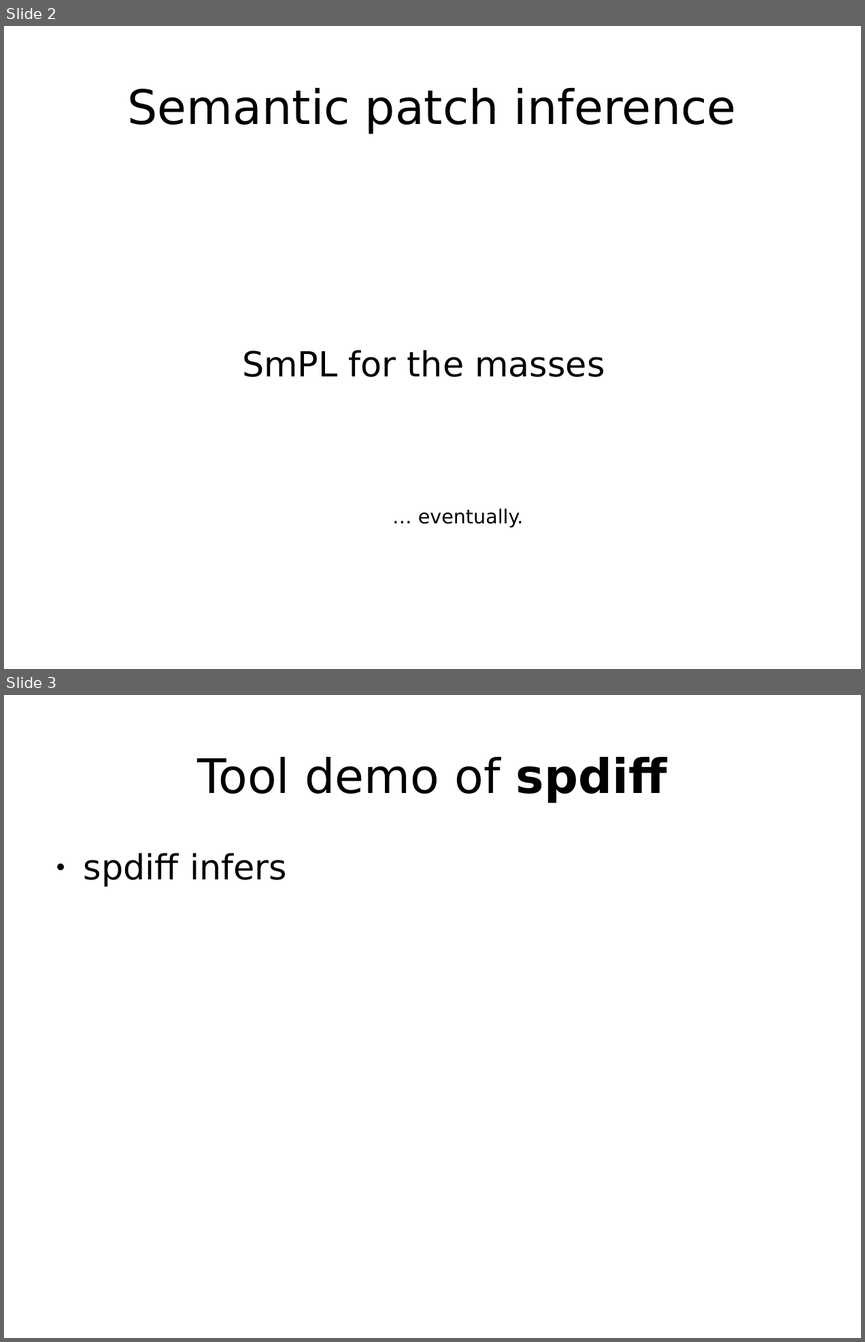
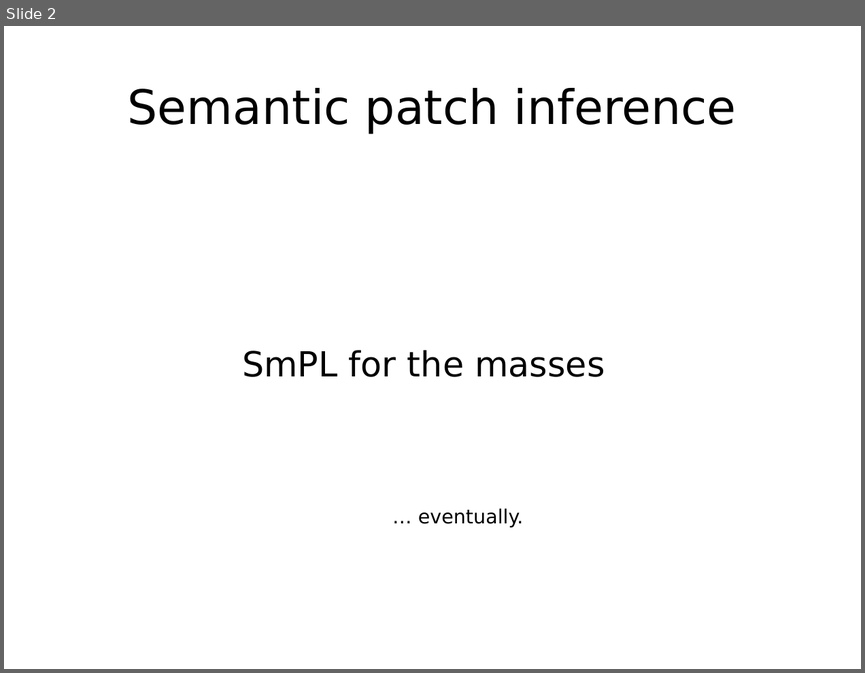
Before and after one commit to jespera/spdiff, a slide deck: demos/ASE2012/tool-teaser/teaser-talk.odp. Shown one above the other, each under a label of ours: slides 2 and 3 before the commit, slide 2 after it. The pictures are 865x1342 and 865x673 pixels, drawn with LibreOffice and Linux fonts; fonts in the diff are those of the drawing. Boxes give left, top, right and bottom in pixels: in the first picture for what was removed or moved away, otherwise in the second. Text is boxed around its words. In the diff, an @@ line names an element or a change of style, - is before the commit and + after.

```diff
--- a/demos/ASE2012/tool-teaser/teaser-talk.odp
+++ b/demos/ASE2012/tool-teaser/teaser-talk.odp
@@ slide 3 removed at (4, 695, 861, 1338), background #FFFFFF @@
@@ title removed at (198, 757, 667, 803) @@
-Tool demo of spdiff
@@ text removed at (84, 853, 287, 887) @@
-● spdiff infers
```
Also in this commit, not shown: 2 slides added.
